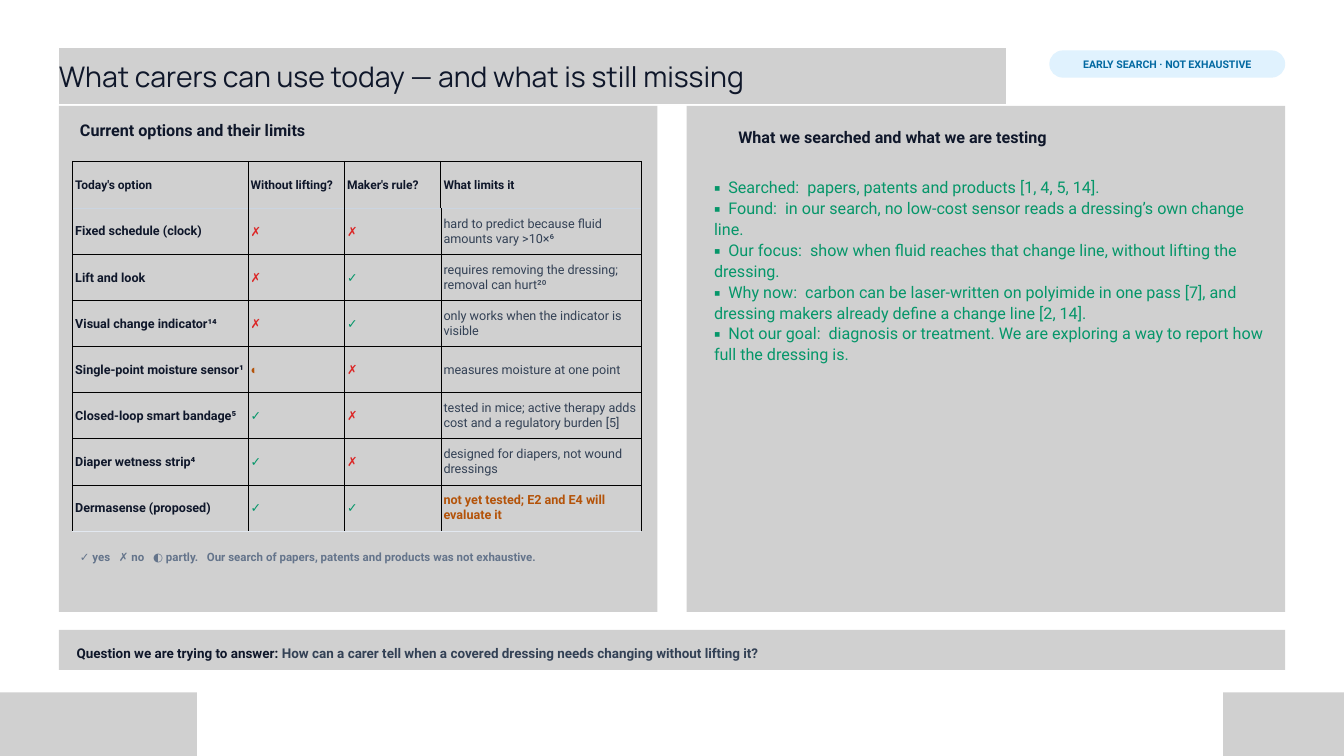
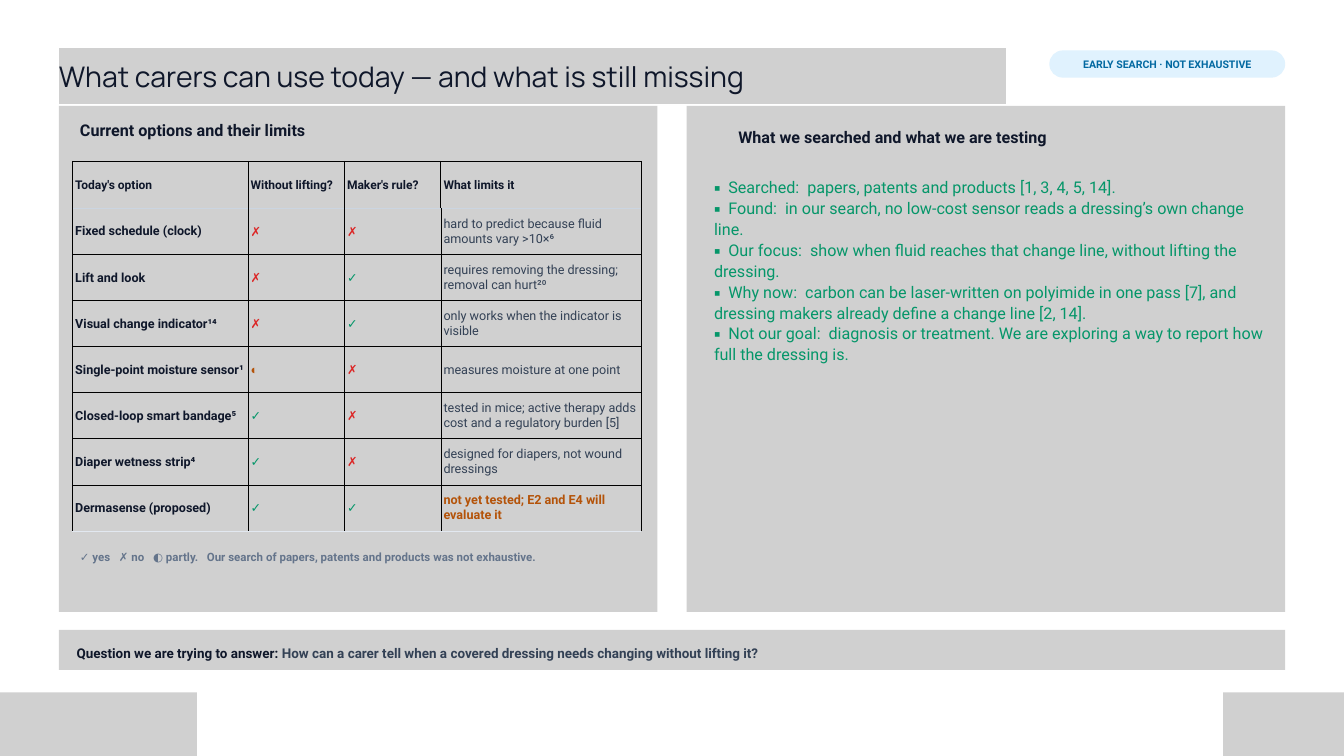
Before and after one commit to soham0777/dermasense-vishwakarma-2026, a slide deck: slide 3 of FINAL_SUBMISSION/Dermasense_VK26-IITI-HT-0050_Stage2.pptx. Drawn at 1344x756 pixels with LibreOffice and Linux fonts; fonts in the diff are those of the drawing; grey boxes stand for pictures; background and template pictures are left out. Boxes give left, top, right and bottom in pixels: in the first picture for what was removed or moved away, otherwise in the second. Text is boxed around its words. In the diff, an @@ line names an element or a change of style, - is before the commit and + after.

```diff
--- a/FINAL_SUBMISSION/Dermasense_VK26-IITI-HT-0050_Stage2.pptx
+++ b/FINAL_SUBMISSION/Dermasense_VK26-IITI-HT-0050_Stage2.pptx
@@ text at bbox=[728, 180, 1116, 197]: text changed @@
-▪ Searched: papers, patents and products [1, 4, 5, 14].
+▪ Searched: papers, patents and products [1, 3, 4, 5, 14].
```
Also in this commit, not shown: 2 other slides changed, 1 other file.
